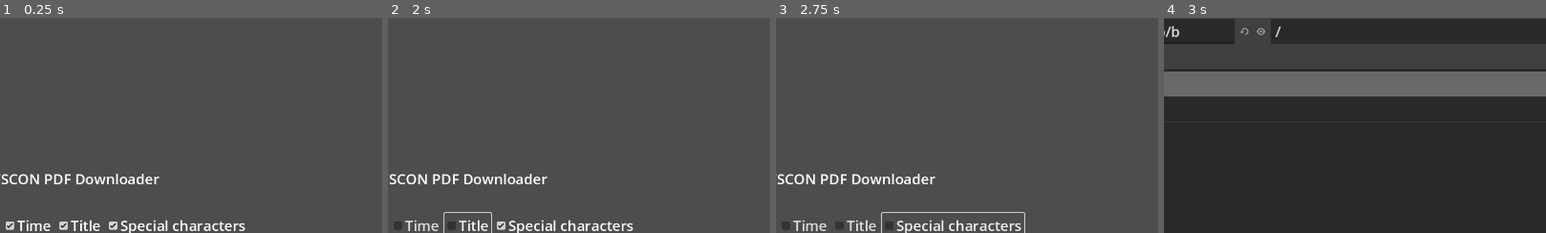
Above: before the commit, frames 1-4 (left to right).
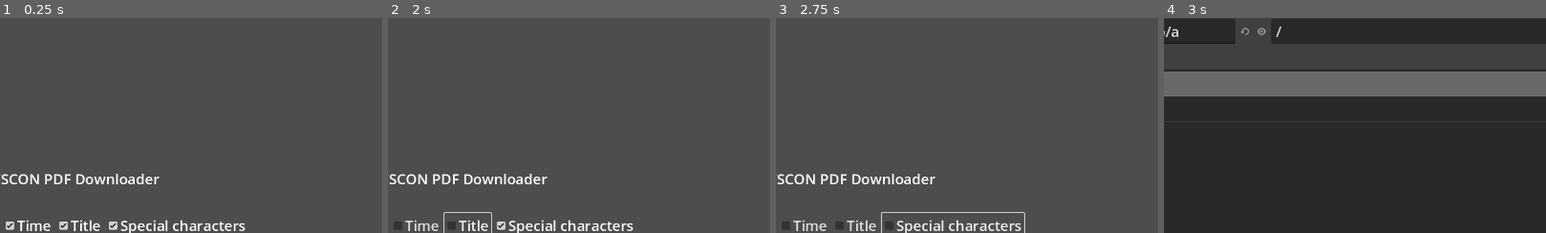
Above: after the commit, the same moments.

Repository: noi-techpark/sfscon-pdf-downloader
Game: Godot game, scene res://src/main.tscn
The game is run twice, just before and just after one commit, with the same random seed, the same clock (stepped at 60 frames per second) and the same inputs.
Inputs:
- Up to frame 1 (0.25 s): no input
- Up to frame 2 (2 s): click "Time" at 0.5 s; click "Title" at 1.25 s
- Up to frame 3 (2.75 s): click "Special characters" at 2 s
- Up to frame 4 (3 s): click "Open csv" at 2.75 s
The pictures show only the part of the screen within x 40-90%, y 1-51%; the shares and areas given below are measured in that part.

Frames 1-3 are identical in both runs. In frame 4, 0.1% of the frame differs, in the area x 2-31%, y 3-12%.

Commit message:
fix all warnings

Diff:
--- a/app/src/main.gd
+++ b/app/src/main.gd
@@ -22,7 +22,7 @@
 @onready var statistics_label: Label = $Result/Statistics
 @onready var progress_bar: ProgressBar = $Result/ProgressBar
 @onready var http: HTTPRequest = $HTTPRequest
-@onready var result: VBoxContainer = $Result
+@onready var result_container: VBoxContainer = $Result
 
 @onready var errors: RichTextLabel = $Result/Errors
 @onready var errors2: RichTextLabel = $Result/Errors2
@@ -66,8 +66,9 @@
 var include_time: bool
 var include_special_characters: bool
 
-
+# Called when the node enters the scene tree for the first time.
 func _ready() -> void:
+	# only allow alphanumeric values, no special characters
 	regex.compile("\\w+")
 
 	_load_config()
@@ -76,13 +77,15 @@
 	title_checkbox.button_pressed = include_title
 	regex_checkbox.button_pressed = include_special_characters
 
+	# load saved pdf path, if exists
 	if not pdf_path.is_empty():
 		file_dialog.current_path = pdf_path
 
 	_update_example()
 
 
-func _process(delta: float) -> void:
+# Called every frame. 'delta' is the elapsed time since the previous frame.
+func _process(_delta: float) -> void:
 	if counter_done < counter_pdf:
 		progress_label.text = "Downloading %d of %d..."%[counter_done, counter_pdf]
 	elif counter_pdf == 0:
@@ -110,10 +113,6 @@
 	config.save("user://settings.cfg")
 
 
-func _on_submit_pressed() -> void:
-	file_dialog.show()
-
-
 func _on_website_file_dialog_file_selected(path: String) -> void:
 	settings.hide()
 	_save_config(path.get_base_dir())
@@ -123,7 +122,7 @@
 
 	_download_pdfs()
 
-	result.show()
+	result_container.show()
 
 
 func _read_csv(path: String) -> void:
@@ -220,7 +219,8 @@
 			errors.append_text(str(errors.get_line_count()) + ") " + data[id]["title"] + "\n")
 
 
-func _request_completed(result, response_code, headers, body: PackedByteArray, talk: Dictionary) -> void:
+# callback when http request for PDF downlaod is finished
+func _request_completed(_result, _response_code, _headers, body: PackedByteArray, talk: Dictionary) -> void:
 	if talk["track"].length() == 0:
 		print("Talk with no room assigned: \n" + talk["title"])
 		counter_done += 1
@@ -267,10 +267,6 @@
 		for result in results:
 			escaped += " " + result.get_string()
 	return escaped
-
-
-func _on_restart_pressed() -> void:
-	get_tree().change_scene_to_file("res://src/Main.tscn")
 
 
 func _is_approved(line: Array) -> bool:
@@ -283,21 +279,6 @@
 	return true
 
 
-func _on_time_checkbox_toggled(button_pressed) -> void:
-	include_time = button_pressed
-	_update_example()
-
-
-func _on_title_check_box_toggled(button_pressed) -> void:
-	include_title = button_pressed
-	_update_example()
-
-
-func _on_regex_checkbox_toggled(button_pressed) -> void:
-	include_special_characters = button_pressed
-	_update_example()
-
-
 func _update_example() -> void:
 	var time: String = "1030"
 	var title: String = "Talk about $$$"
@@ -337,5 +318,28 @@
 	return time > 0
 
 
-func _on_close_pressed():
-	get_tree().quit()
+##########################
+# buttons/checkboxes events
+##########################
+
+func _on_time_checkbox_toggled(button_pressed) -> void:
+	include_time = button_pressed
+	_update_example()
+
+
+func _on_title_check_box_toggled(button_pressed) -> void:
+	include_title = button_pressed
+	_update_example()
+
+
+func _on_regex_checkbox_toggled(button_pressed) -> void:
+	include_special_characters = button_pressed
+	_update_example()
+
+
+func _on_submit_pressed() -> void:
+	file_dialog.show()
+
+
+func _on_restart_pressed() -> void:
+	get_tree().change_scene_to_file("res://src/main.tscn")
